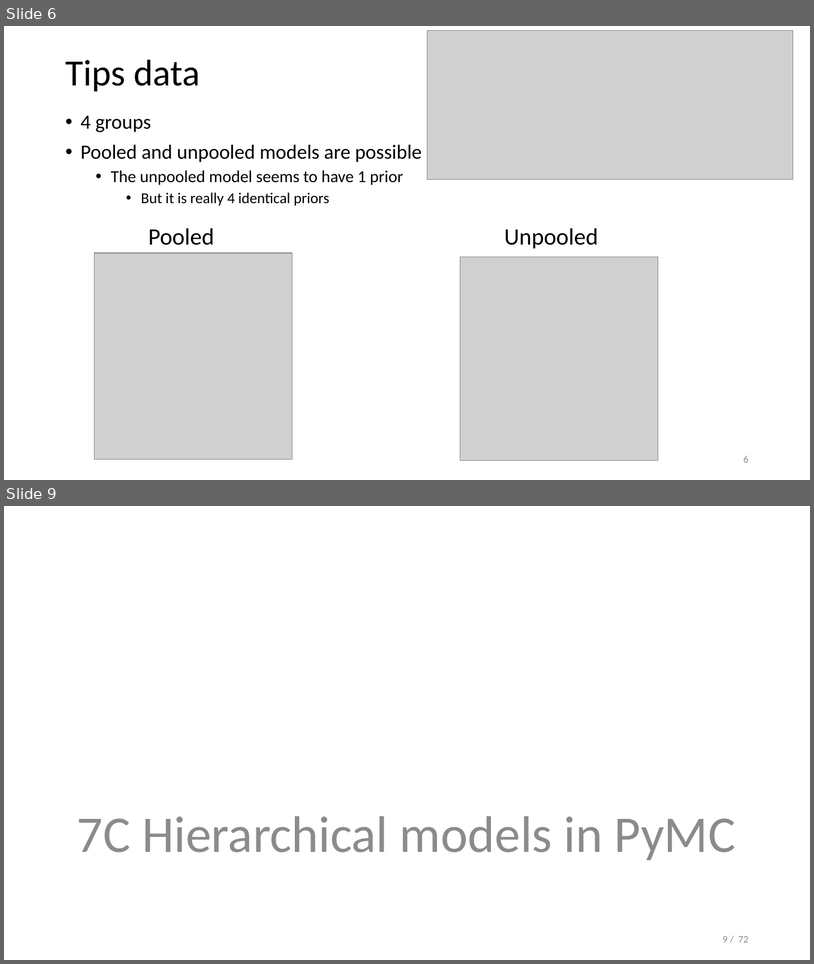
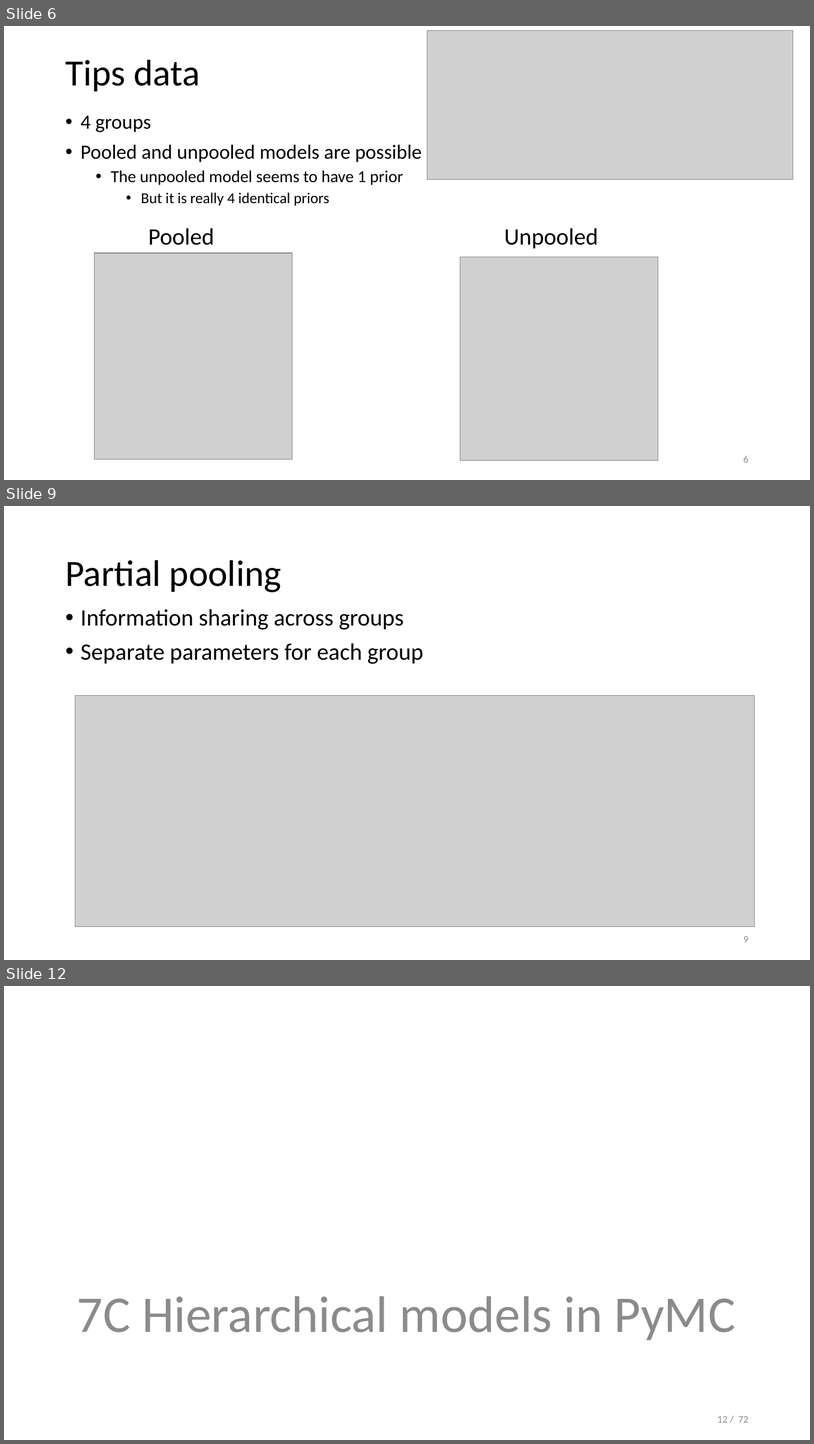
Before and after one commit to opherdonchin/StatisticalComputationAndAnalysis, a slide deck: Lectures/Lecture 7 Hierarchial models.pptx. Shown one above the other, each under a label of ours: slides 6 and 9 before the commit, slides 6, 9 and 12 after it; the slides between them are not shown. The pictures are 814x964 and 814x1444 pixels, drawn with LibreOffice and Linux fonts; fonts in the diff are those of the drawing; grey boxes stand for pictures. Boxes give left, top, right and bottom in pixels: in the first picture for what was removed or moved away, otherwise in the second. Text is boxed around its words. In the diff, an @@ line names an element or a change of style, - is before the commit and + after.

Commit message:
Partial pooling in lecture 7

```diff
--- a/Lectures/Lecture 7 Hierarchial models.pptx
+++ b/Lectures/Lecture 7 Hierarchial models.pptx
@@ slide 9 added at [4, 506, 810, 960], background #FFFFFF @@
@@ title added at [65, 560, 282, 592], 44 pt, text #000000 @@
+Partial pooling
@@ text added at [81, 609, 423, 664], 28 pt, text #000000 @@
+• Information sharing across groups
+• Separate parameters for each group
@@ picture added at [75, 696, 755, 927] @@
@@ page number added at [744, 936, 749, 942], 12 pt, text #8C8C8C @@
+9
@@ what was slide 9 is now slide 12 @@
@@ page number at [718, 1416, 749, 1422]: text changed @@
-9 / 72
+12 / 72
```
Also in this commit, not shown: 2 slides changed, 3 other slides added, 1 slide removed, 1 other file.
